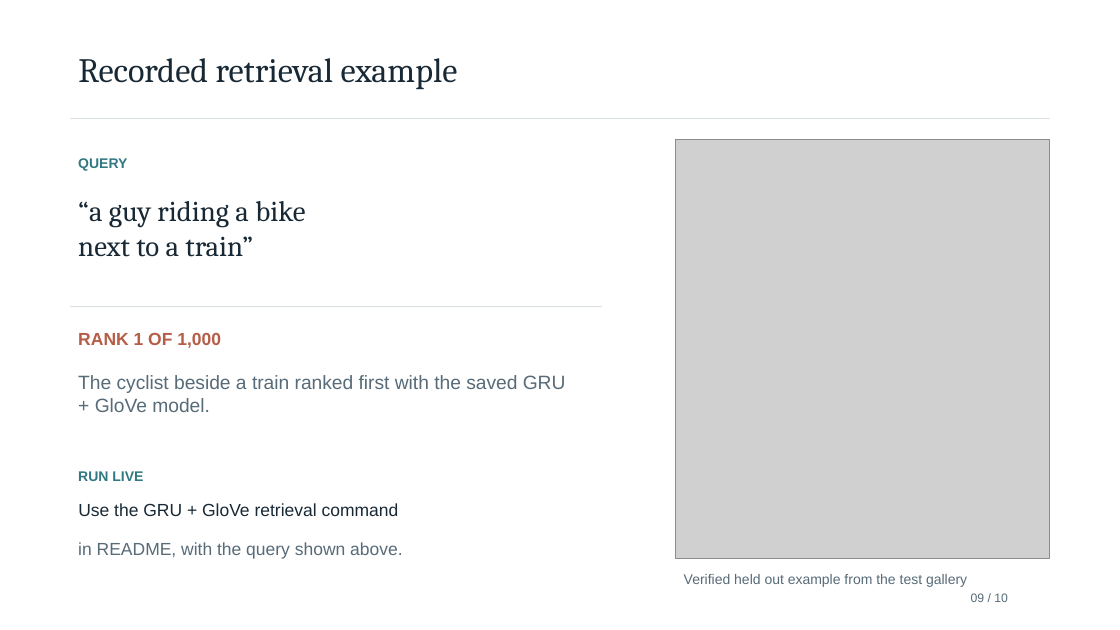
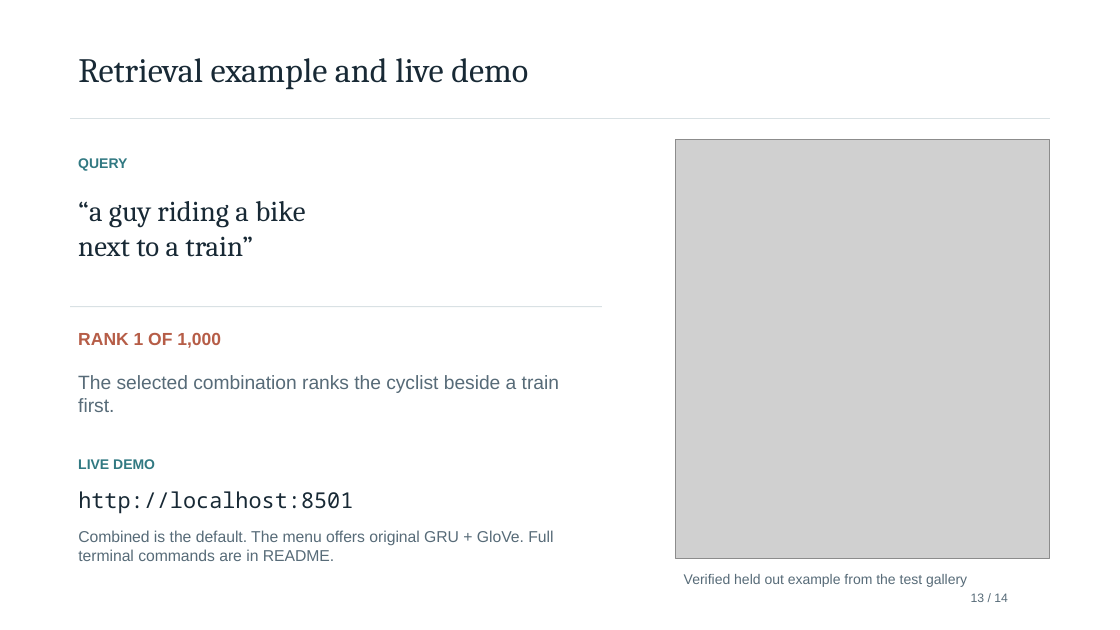
Before and after one commit to kishansaaai/ML_PROJECT, a slide deck: slide 13 of ML_PROJECT_review.pptx (slide 9 before the commit). Drawn at 1120x630 pixels with LibreOffice and Linux fonts; fonts in the diff are those of the drawing; grey boxes stand for pictures. Boxes give left, top, right and bottom in pixels: in the first picture for what was removed or moved away, otherwise in the second. Text is boxed around its words. In the diff, an @@ line names an element or a change of style, - is before the commit and + after.

Commit message:
Add validated retrieval improvement and update final presentation and write up

```diff
--- a/ML_PROJECT_review.pptx
+++ b/ML_PROJECT_review.pptx
@@ text at (78,58,528,89): text changed @@
-Recorded retrieval example
+Retrieval example and live demo
@@ text at (78,375,559,412): text changed @@
-The cyclist beside a train ranked first with the saved GRU + GloVe model.
+The selected combination ranks the cyclist beside a train first.
@@ text at (78,459,155,469): text changed @@
-RUN LIVE
+LIVE DEMO
@@ text at (78,491,353,514): text changed; size 15 to 18.8 pt; font Arial to Noto Sans Mono @@
-Use the GRU + GloVe retrieval command
+http://localhost:8501
@@ text at (78,530,553,561): text changed; size 15 to 13.5 pt @@
-in README, with the query shown above.
+Combined is the default. The menu offers original GRU + GloVe. Full terminal commands are in README.
@@ text at (971,593,1008,602): text changed @@
-09 / 10
+13 / 14
```
Also in this commit, not shown: 7 other slides changed, 6 slides added, 2 slides removed, 13 other files.
